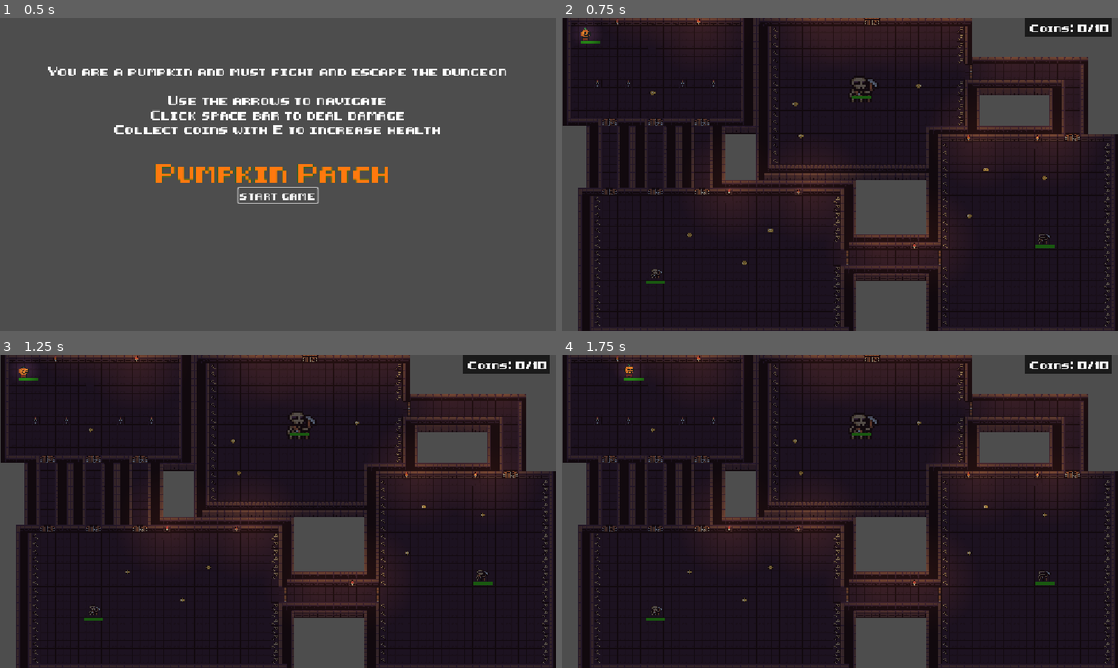
Above: before the commit, frames 1-4 (two rows, left to right).
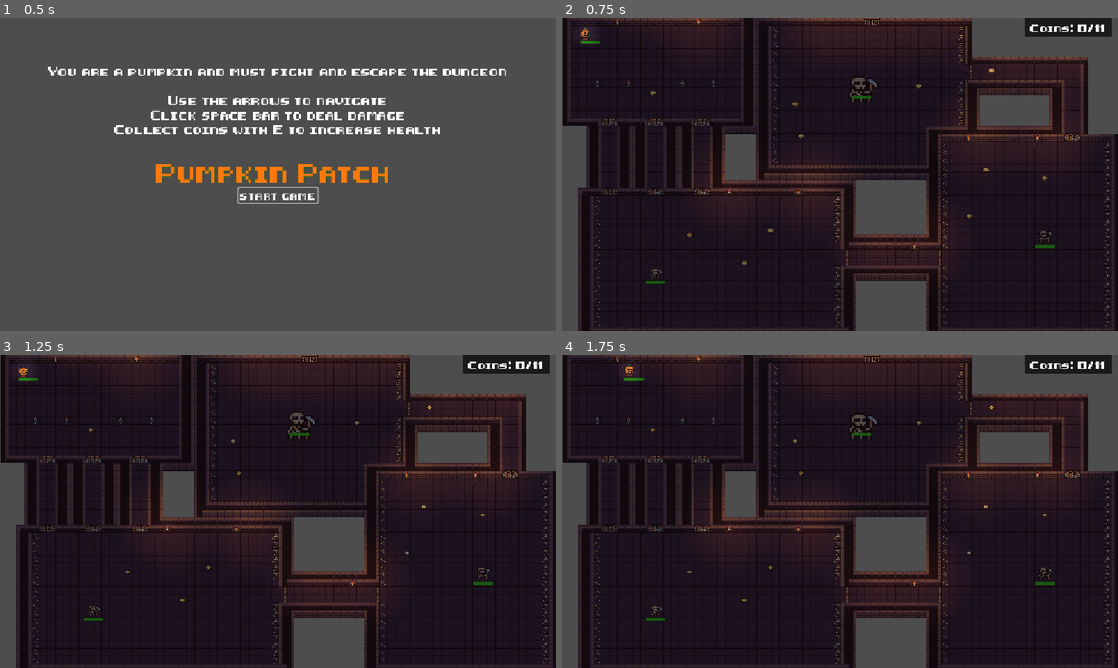
Above: after the commit, the same moments.

Repository: aazaanx/2D_Game_IVDG
Game: Godot game, scene res://start_menu.tscn
Two runs of this game, one before a commit and one after it. Both use one fixed random seed, a clock stepped at 60 frames per second and the inputs below.
Inputs:
- Up to frame 1 (0.5 s): no input
- Up to frame 2 (0.75 s): click "start game" at 0.5 s
- Up to frame 3 (1.25 s): no input
- Up to frame 4 (1.75 s): tap Enter at 1.25 s; hold Right (ui_right) from 1.28 s (still down); tap Space (attack) at 1.35 s

Frame 1 is identical in both runs. In frame 2, less than 0.1% of the frame differs, in the area x 76-99%, y 2-73%; in frame 3, less than 0.1%; in frame 4, less than 0.1%.

Commit message:
Update maingame.tscn

Diff:
--- a/2d-game/maingame.tscn
+++ b/2d-game/maingame.tscn
@@ -383,7 +383,7 @@
 radius = 5.0
 
 [sub_resource type="CircleShape2D" id="CircleShape2D_ftco6"]
-radius = 62.642696
+radius = 96.802216
 
 [sub_resource type="Theme" id="Theme_n784x"]
 
@@ -481,11 +481,10 @@
 speed = 80.0
 max_health = 150
 attack_damage = 25
-attack_range = 55.0
 
 [node name="Skeleton" type="AnimatedSprite2D" parent="TileMapLayer/monster3" unique_id=1256016479]
-position = Vector2(1, -6.198883e-06)
-scale = Vector2(1.6875, 1.5573642)
+position = Vector2(3.9999847, -2.9999983)
+scale = Vector2(2.031252, 1.8411806)
 sprite_frames = SubResource("SpriteFrames_ftco6")
 animation = &"idle"
 autoplay = "idle"
@@ -500,7 +499,7 @@
 scale = Vector2(1.025, 1.081)
 
 [node name="CollisionShape2D" type="CollisionShape2D" parent="TileMapLayer/monster3/DetectionArea" unique_id=1077515635]
-position = Vector2(-0.9755783, 3.7002602)
+position = Vector2(0.9755783, 2.7751904)
 shape = SubResource("CircleShape2D_ftco6")
 
 [node name="HealthBar" type="ProgressBar" parent="TileMapLayer/monster3" unique_id=1944370701]
@@ -556,7 +555,7 @@
 speed = 150.0
 max_health = 200
 attack_damage = 30
-attack_range = 70.0
+attack_range = 40.0
 attack_cooldown = 1.5
 
 [node name="Skeleton" type="AnimatedSprite2D" parent="TileMapLayer/monster2" unique_id=519390871]
@@ -576,7 +575,7 @@
 scale = Vector2(1.025, 1.081)
 
 [node name="CollisionShape2D" type="CollisionShape2D" parent="TileMapLayer/monster2/DetectionArea" unique_id=1925146218]
-position = Vector2(-2.926855, 0.9250717)
+position = Vector2(-2.926857, -0.9250641)
 shape = SubResource("CircleShape2D_ftco6")
 
 [node name="HealthBar" type="ProgressBar" parent="TileMapLayer/monster2" unique_id=259168470]
@@ -761,3 +760,6 @@
 
 [node name="ExitDoor" parent="." unique_id=1741931697 instance=ExtResource("25_1pyhd")]
 position = Vector2(639, 8)
+
+[node name="Coin11" parent="." unique_id=1112455543 instance=ExtResource("24_6i744")]
+position = Vector2(891, 111)
